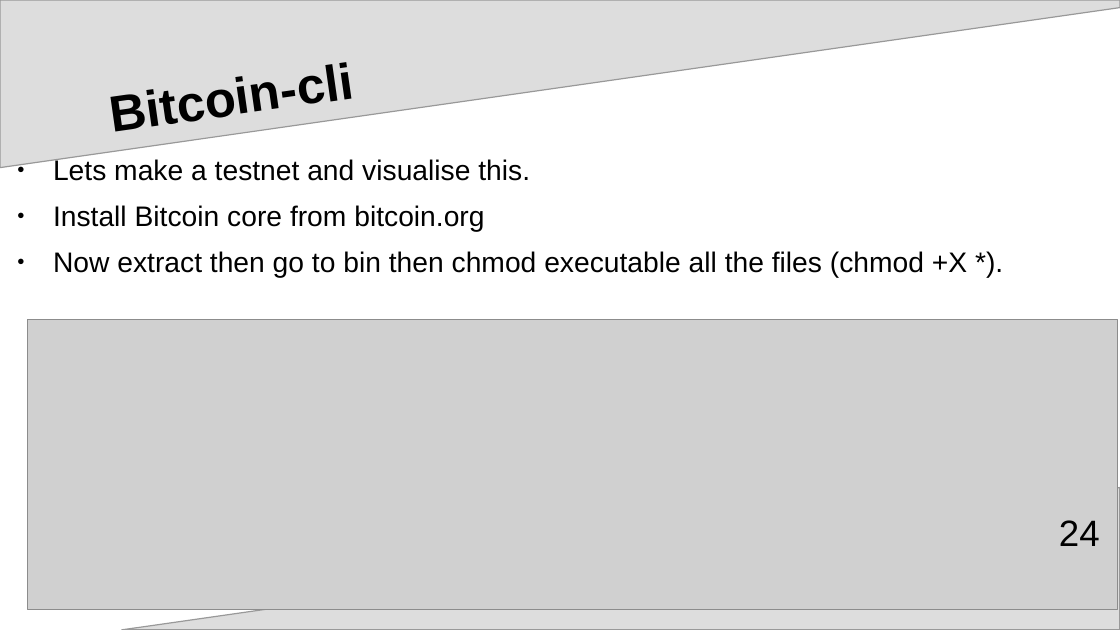
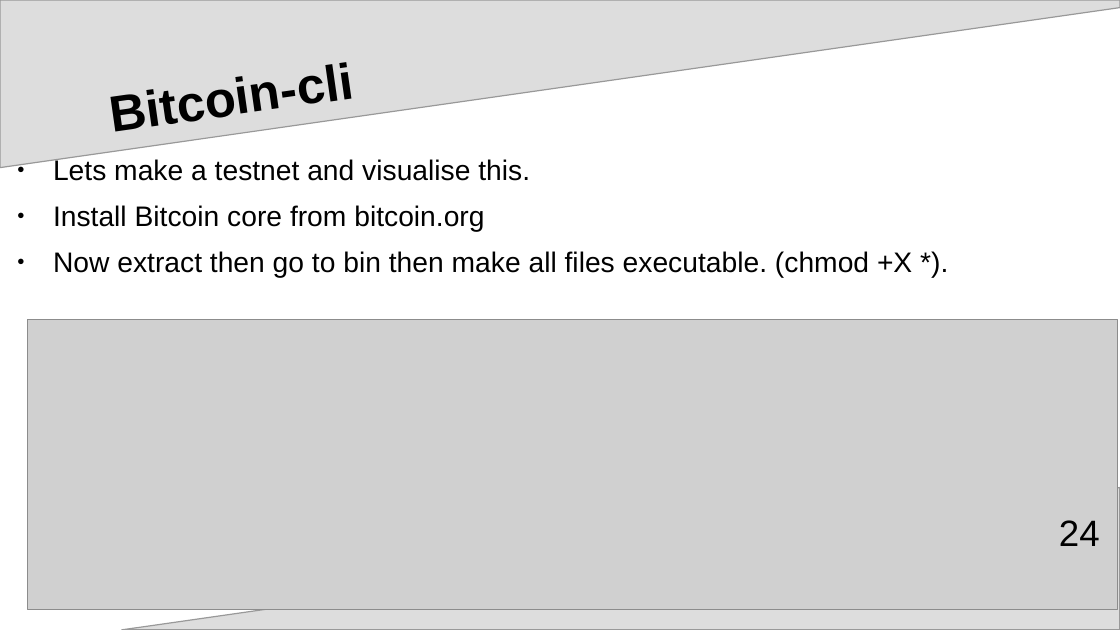
Before and after one commit to Himesh-Kundal/KOSS_Task, a slide deck: slide 24 of Cryptography.odp. Drawn at 1120x630 pixels with LibreOffice and Linux fonts; fonts in the diff are those of the drawing; grey boxes stand for pictures. Boxes give left, top, right and bottom in pixels: in the first picture for what was removed or moved away, otherwise in the second. Text is boxed around its words. In the diff, an @@ line names an element or a change of style, - is before the commit and + after.

Commit message:
final

```diff
--- a/Cryptography.odp
+++ b/Cryptography.odp
@@ text at bbox=[53, 251, 912, 278]: text changed @@
-● Now extract then go to bin then chmod executable all the files (chmod +X *).
+● Now extract then go to bin then make all files executable. (chmod +X *).
```
Also in this commit, not shown: 1 other slide changed.
